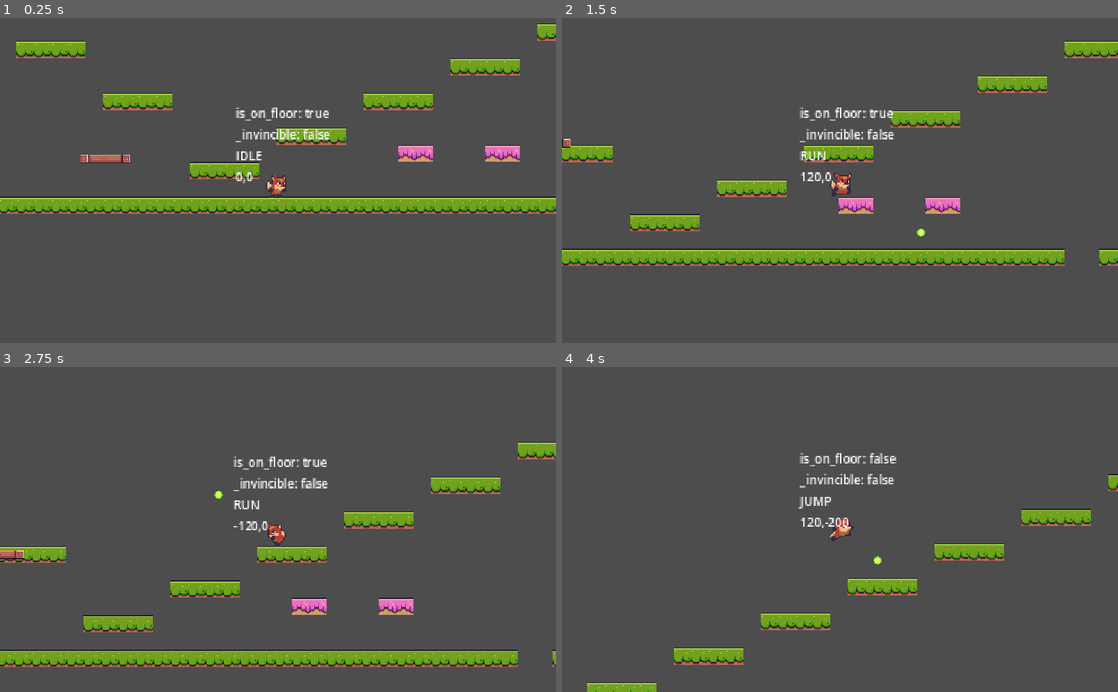
Above: before the commit, frames 1-4 (two rows, left to right).
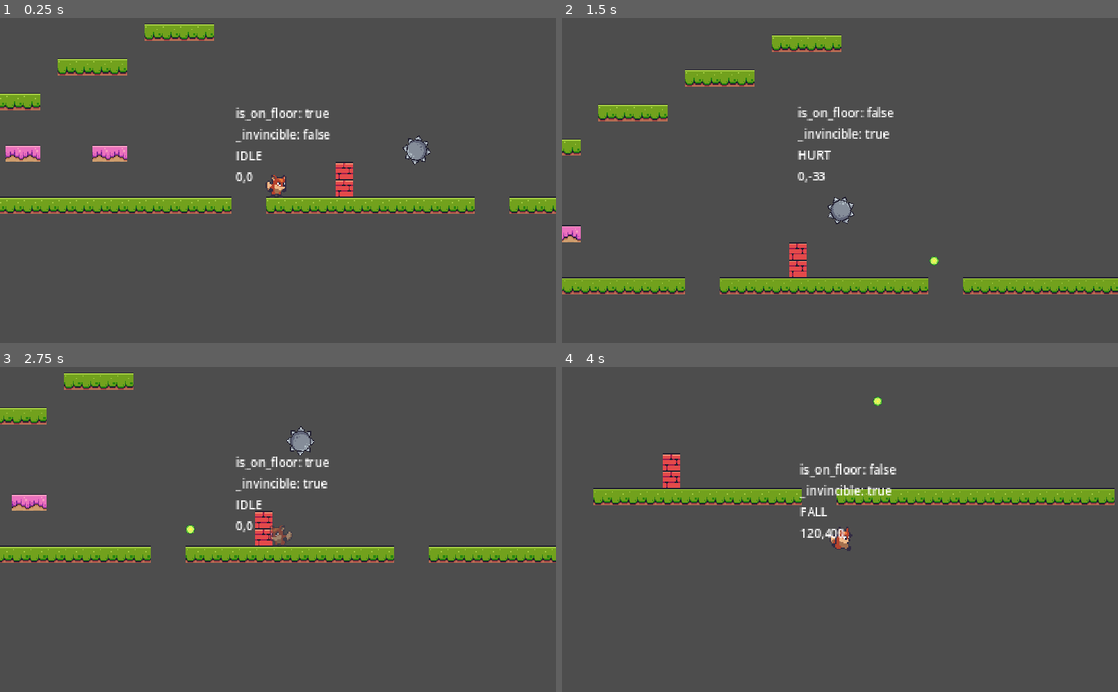
Above: after the commit, the same moments.

Repository: leobewater/godot-foxy-antics
Game: Godot game, scene res://level_base/level_base.tscn
Two runs of this game, one before a commit and one after it. Both use one fixed random seed, a clock stepped at 60 frames per second and the inputs below. The project has no main scene, so this scene is started directly.
Inputs:
- Up to frame 1 (0.25 s): no input
- Up to frame 2 (1.5 s): hold Right (right) from 0.53 s (still down); tap Ctrl (shoot) at 0.6, 1.35 s; tap Space (jump) at 0.77 s
- Up to frame 3 (2.75 s): tap Space (jump) at 1.52 s; release Right (right) at 2.03 s; hold Left (left) from 2.03 s (still down); tap Ctrl (shoot) at 2.1 s
- Up to frame 4 (4 s): release Left (left) at 2.78 s; hold Right (right) from 2.78 s (still down); tap Ctrl (shoot) at 2.85, 3.6 s; tap Space (jump) at 3.02, 3.77 s

The runs differ from the first frame. In frame 1, 9.6% of the frame differs, in the area x 0-100%, y 1-61%; in frame 2, 18%, in the area x 0-100%, y 5-86%; in frame 3, 16%; in frame 4, 10%.

Commit message:
set spike path

Diff:
--- /dev/null
+++ b/ball_spikes/ball_spikes.gd
@@ -0,0 +1,8 @@
+extends PathFollow2D
+
+
+@export var speed: float = 0.05
+
+
+func _process(delta):
+	progress_ratio = progress_ratio + delta * speed
--- a/ball_spikes/ball_spikes.tscn
+++ b/ball_spikes/ball_spikes.tscn
@@ -1,6 +1,7 @@
-[gd_scene load_steps=5 format=3 uid="uid://d3iuqkm7nbqeh"]
+[gd_scene load_steps=6 format=3 uid="uid://d3iuqkm7nbqeh"]
 
 [ext_resource type="Texture2D" uid="uid://gdop6r3g2udq" path="res://assets/danger/spiked_ball.png" id="1_6bbtv"]
+[ext_resource type="Script" path="res://ball_spikes/ball_spikes.gd" id="1_cpibh"]
 
 [sub_resource type="CircleShape2D" id="CircleShape2D_m37ea"]
 radius = 9.0
@@ -27,6 +28,7 @@
 }
 
 [node name="BallSpikes" type="PathFollow2D"]
+script = ExtResource("1_cpibh")
 
 [node name="HitBox" type="Area2D" parent="."]
 collision_layer = 4
--- a/level_base/level_base.tscn
+++ b/level_base/level_base.tscn
@@ -1,10 +1,11 @@
-[gd_scene load_steps=8 format=3 uid="uid://bdmrwmjesfx8o"]
+[gd_scene load_steps=10 format=3 uid="uid://bdmrwmjesfx8o"]
 
 [ext_resource type="Script" path="res://level_base/level_base.gd" id="1_gjrkq"]
 [ext_resource type="Texture2D" uid="uid://bpiv1pl74okud" path="res://assets/tiles/Terrain (16x16).png" id="1_jpale"]
 [ext_resource type="PackedScene" uid="uid://cph6xskm1anvs" path="res://player_cam/player_cam.tscn" id="2_6wir8"]
 [ext_resource type="PackedScene" uid="uid://blvkdxh18qnmw" path="res://player/player.tscn" id="3_mxm1x"]
 [ext_resource type="PackedScene" uid="uid://cs8v5bmvfeadu" path="res://moving_platform/moving_platform.tscn" id="5_5780g"]
+[ext_resource type="PackedScene" uid="uid://d3iuqkm7nbqeh" path="res://ball_spikes/ball_spikes.tscn" id="6_hd1j4"]
 
 [sub_resource type="TileSetAtlasSource" id="TileSetAtlasSource_dkkex"]
 texture = ExtResource("1_jpale")
@@ -554,6 +555,12 @@
 physics_layer_0/collision_mask = 0
 sources/0 = SubResource("TileSetAtlasSource_dkkex")
 
+[sub_resource type="Curve2D" id="Curve2D_b1a0b"]
+_data = {
+"points": PackedVector2Array(66.8826, 1.30644, -66.8826, -1.30644, 704, -58, -32.265, 15.6773, 32.265, -15.6773, 702, -194, -23.1905, -69.2413, 23.1905, 69.2413, 843, -196, 0, 0, 0, 0, 704, -58)
+}
+point_count = 4
+
 [node name="LevelBase" type="Node2D"]
 script = ExtResource("1_gjrkq")
 
@@ -567,7 +574,7 @@
 zoom = Vector2(2, 2)
 
 [node name="Player" parent="." instance=ExtResource("3_mxm1x")]
-position = Vector2(209, -35)
+position = Vector2(571, -34)
 
 [node name="MovingPlatform" parent="." node_paths=PackedStringArray("p1", "p2") instance=ExtResource("5_5780g")]
 position = Vector2(50, -40)
@@ -581,3 +588,14 @@
 
 [node name="MP1_2" type="Marker2D" parent="Markers"]
 position = Vector2(50, -140)
+
+[node name="Paths" type="Node" parent="."]
+
+[node name="Spikes1" type="Path2D" parent="Paths"]
+position = Vector2(5.9787, 1.26088)
+scale = Vector2(0.992908, 1.02174)
+curve = SubResource("Curve2D_b1a0b")
+
+[node name="BallSpikes" parent="Paths/Spikes1" instance=ExtResource("6_hd1j4")]
+position = Vector2(704, -58)
+rotation = -3.12206
